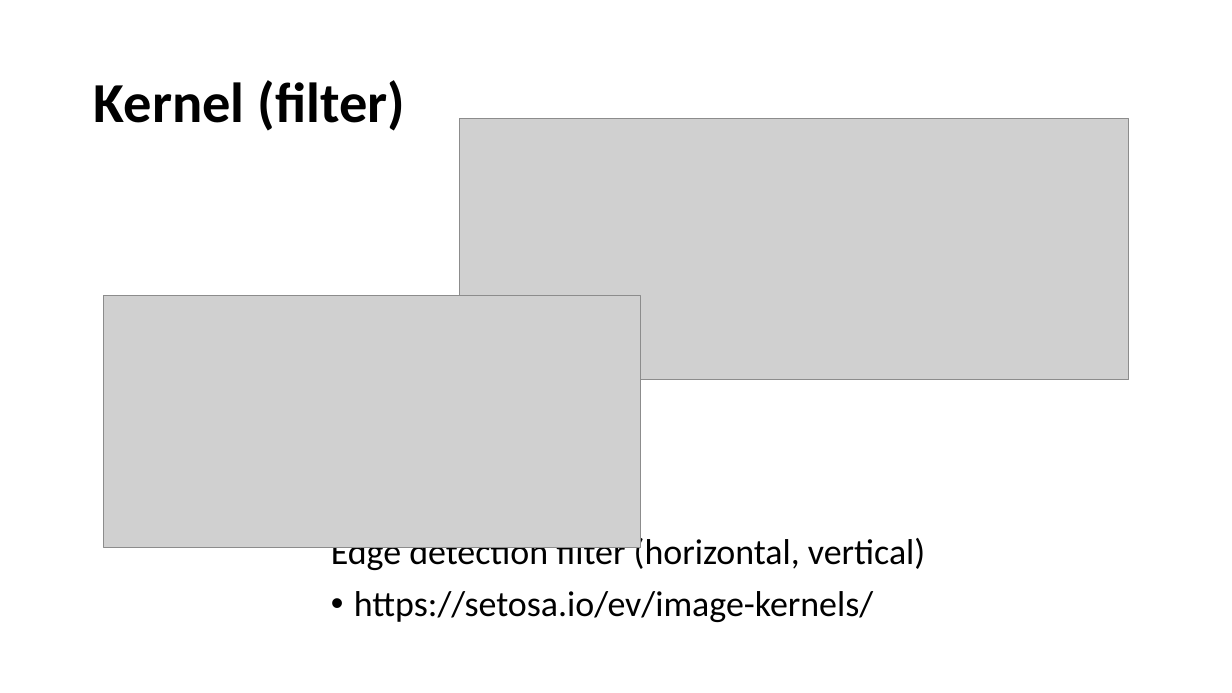
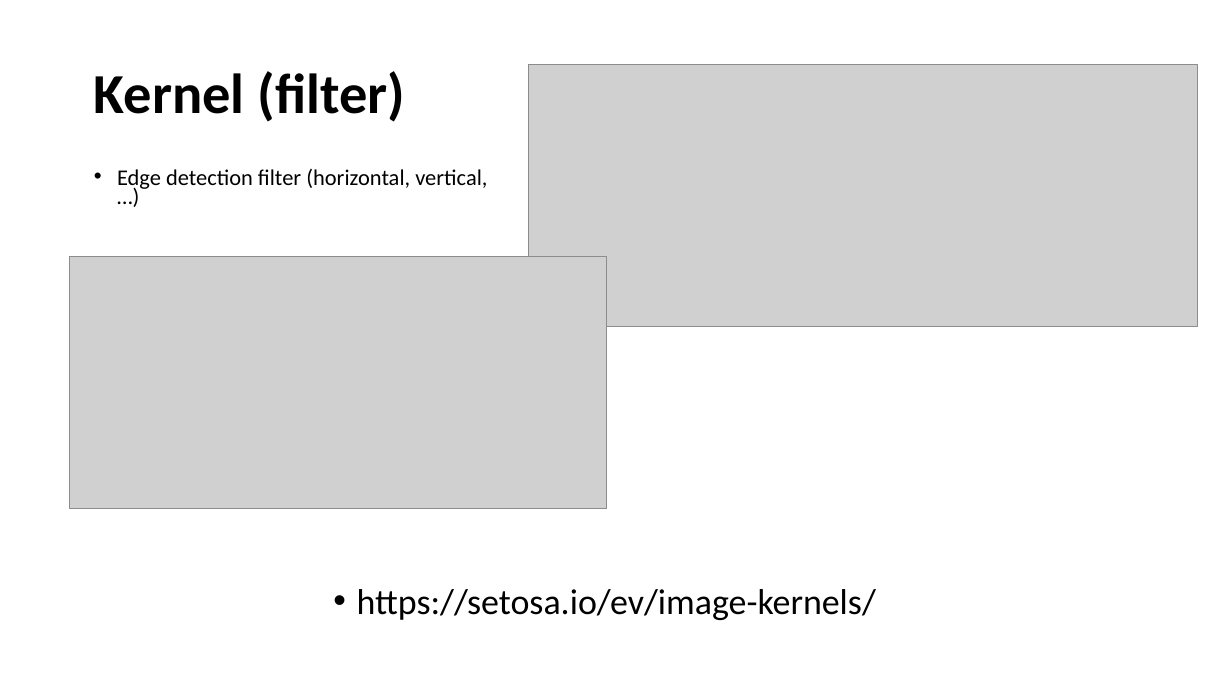
Before and after one commit to MatGhazi/Computer_vision, a slide deck: slide 4 of FaceRecognition/FaceRecognition.PPTX. Drawn at 1232x693 pixels with LibreOffice and Linux fonts; fonts in the diff are those of the drawing; grey boxes stand for pictures. Boxes give left, top, right and bottom in pixels: in the first picture for what was removed or moved away, otherwise in the second. Text is boxed around its words. In the diff, an @@ line names an element or a change of style, - is before the commit and + after.

```diff
--- a/FaceRecognition/FaceRecognition.PPTX
+++ b/FaceRecognition/FaceRecognition.PPTX
@@ title "Kernel (filter)": place and size @@
-title "Kernel (filter)" at (94, 80, 405, 131)
+title "Kernel (filter)" at (94, 71, 405, 122)
@@ picture: place and size @@
-picture at (460, 118, 1129, 380)
+picture at (529, 65, 1198, 326)
@@ text added at (117, 169, 487, 191), 17.5 pt, text #000000 @@
+• Edge detection filter (horizontal, vertical, …)
@@ picture: place and size @@
-picture at (104, 295, 641, 547)
+picture at (69, 257, 607, 509)
@@ text at (331, 535, 925, 574): paragraph removed @@
-Edge detection filter (horizontal, vertical)
@@ text "https://setosa.io/ev/image-kernels/": place and size @@
-text "https://setosa.io/ev/image-kernels/" at (331, 535, 925, 622)
+text "https://setosa.io/ev/image-kernels/" at (357, 589, 876, 620)
```
Also in this commit, not shown: 7 other slides changed, 2 slides added, 1 slide removed, 1 other file.
